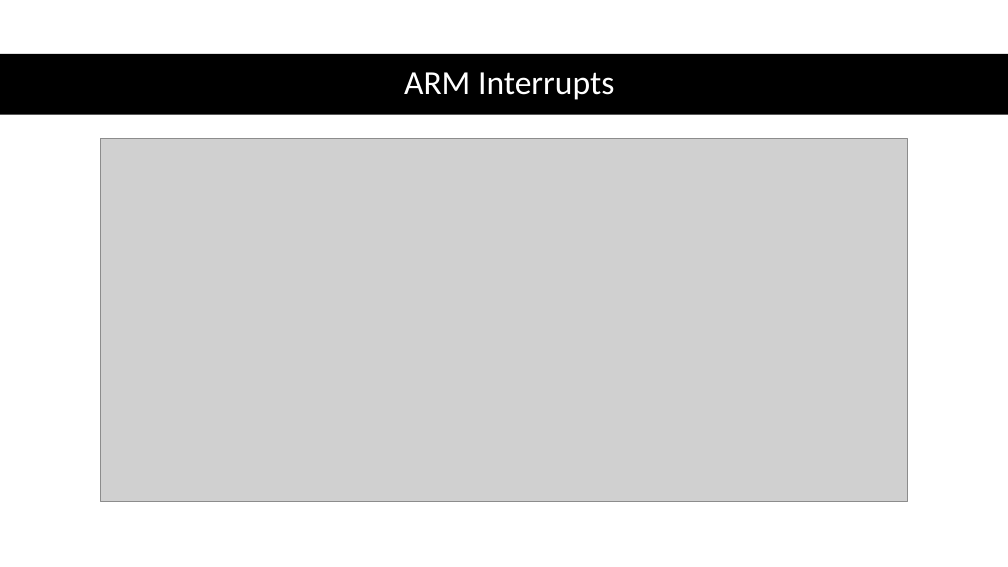
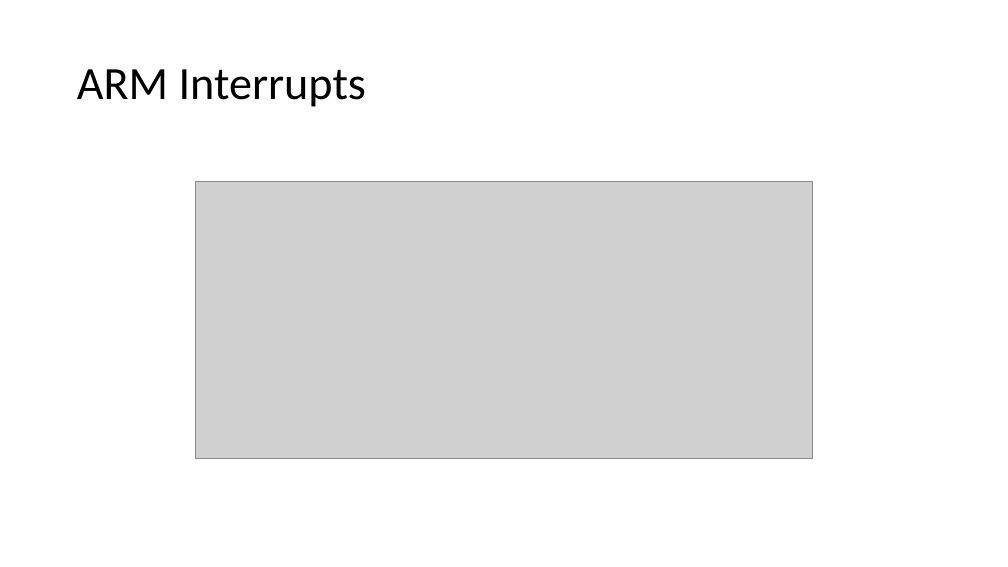
Before and after one commit to Mohamedsaied8/EmbeddedCppDiploma, a slide deck: slide 9 of interfacing/Slides/Interrupts.pptx. Drawn at 1008x567 pixels with LibreOffice and Linux fonts; fonts in the diff are those of the drawing; grey boxes stand for pictures. Boxes give left, top, right and bottom in pixels: in the first picture for what was removed or moved away, otherwise in the second. Text is boxed around its words. In the diff, an @@ line names an element or a change of style, - is before the commit and + after.

```diff
--- a/interfacing/Slides/Interrupts.pptx
+++ b/interfacing/Slides/Interrupts.pptx
@@ rectangle removed at (0, 54, 1008, 115) @@
@@ title "ARM Interrupts": place and size @@
-title "ARM Interrupts" at (404, 72, 614, 100)
+title "ARM Interrupts" at (77, 69, 366, 107)
@@ title "ARM Interrupts" at (77, 69, 366, 107): size 32 to 44 pt, text colour #FFFFFF to #000000; alignment centre to left @@
@@ picture: place and size @@
-picture at (101, 138, 908, 502)
+picture at (195, 181, 813, 458)
```
Also in this commit, not shown: 17 other slides changed, 47 other files.
